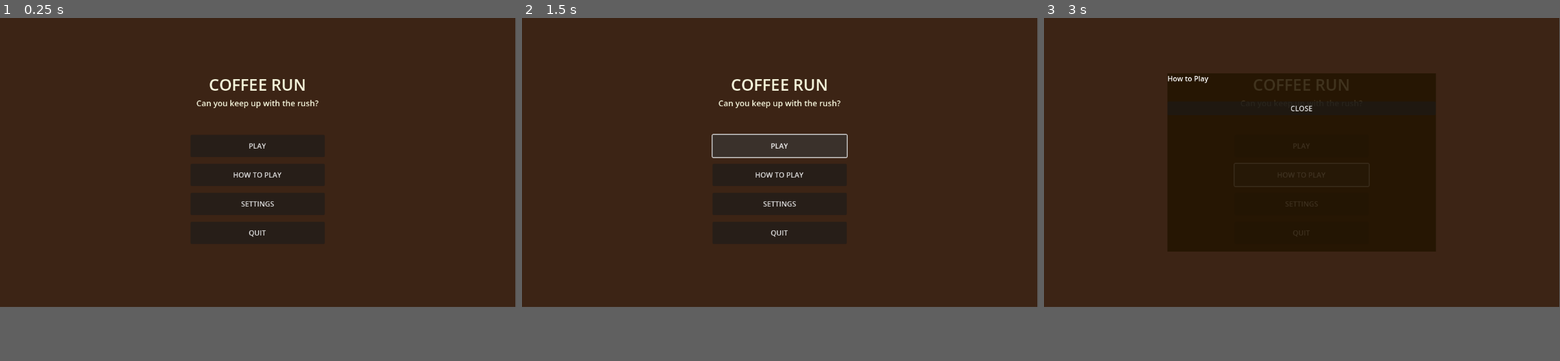
Above: before the commit, frames 1-3 (left to right).
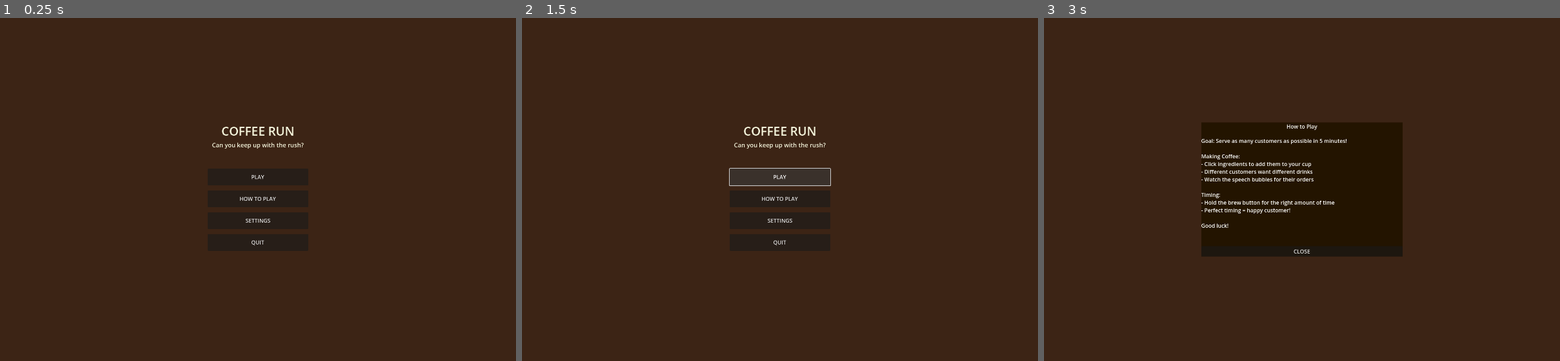
Above: after the commit, the same moments.

Repository: cozygamebuilder/coffeerun
Game: Godot game, scene res://scenes/main_menu.tscn
Two runs of this game, one before a commit and one after it. Both use one fixed random seed, a clock stepped at 60 frames per second and the inputs below.
Inputs:
- Up to frame 1 (0.25 s): no input
- Up to frame 2 (1.5 s): click "PLAY" at 0.5 s; click "PLAY" at 1.25 s
- Up to frame 3 (3 s): click "PLAY" at 2 s; click "HOW TO PLAY" at 2.75 s
The window is 799x449 before the commit and 800x533 after it. Grey fills any space a smaller window leaves; there, only what the larger window draws over its background counts as a difference.

The runs differ from the first frame. In frame 1, 1.1% of the frame differs, in the area x 38-62%, y 17-67%; in frame 2, 1.4%; in frame 3, 3.8%, in the area x 24-76%, y 16-70%.

Commit message:
Basic brewing system

Diff:
--- a/project.godot
+++ b/project.godot
@@ -15,6 +15,11 @@
 config/features=PackedStringArray("4.4", "Mobile")
 config/icon="res://icon.svg"
 
+[display]
+
+window/size/viewport_width=1536
+window/size/viewport_height=1024
+
 [rendering]
 
 renderer/rendering_method="mobile"
--- a/scenes/main_menu.tscn
+++ b/scenes/main_menu.tscn
@@ -3,10 +3,10 @@
 [ext_resource type="Script" uid="uid://bdsoed5mgs5yr" path="res://scripts/main_menu.gd" id="1_l6cm7"]
 
 [sub_resource type="StyleBoxFlat" id="StyleBoxFlat_l6cm7"]
-bg_color = Color(0.137255, 0.0784314, 0, 0.862745)
+bg_color = Color(0.137255, 0.0784314, 0, 1)
 
 [sub_resource type="StyleBoxFlat" id="StyleBoxFlat_ekxnf"]
-bg_color = Color(0.137255, 0.0784314, 0, 0.862745)
+bg_color = Color(0.137255, 0.0784314, 0, 1)
 
 [node name="MainMenu" type="Control"]
 layout_mode = 3
@@ -90,6 +90,7 @@
 text = "QUIT"
 
 [node name="HowToPlayPanel" type="Panel" parent="UILayer"]
+visible = false
 custom_minimum_size = Vector2(600, 400)
 anchors_preset = 8
 anchor_left = 0.5
@@ -116,13 +117,13 @@
 [node name="HowToPlayTitle" type="Label" parent="UILayer/HowToPlayPanel/HowToPlayContainer"]
 layout_mode = 2
 text = "How to Play"
+horizontal_alignment = 1
 
 [node name="Instructions" type="RichTextLabel" parent="UILayer/HowToPlayPanel/HowToPlayContainer"]
 layout_mode = 2
+size_flags_vertical = 3
 bbcode_enabled = true
-text = "[center][b]How to Play Coffee Run[/b][/center]
-
-Goal: Serve as many customers as possible in 5 minutes!
+text = "Goal: Serve as many customers as possible in 5 minutes!
 
 Making Coffee:
 - Click ingredients to add them to your cup
@@ -140,6 +141,7 @@
 text = "CLOSE"
 
 [node name="SettingsPanel" type="Panel" parent="UILayer"]
+visible = false
 custom_minimum_size = Vector2(400, 300)
 anchors_preset = 8
 anchor_left = 0.5
@@ -166,15 +168,16 @@
 [node name="SettingsTitle" type="Label" parent="UILayer/SettingsPanel/SettingsContainer"]
 layout_mode = 2
 text = "Settings"
+horizontal_alignment = 1
 
-[node name="VolumeSection" type="HBoxContainer" parent="UILayer/SettingsPanel/SettingsContainer"]
+[node name="SoundSection" type="HBoxContainer" parent="UILayer/SettingsPanel/SettingsContainer"]
 layout_mode = 2
 
-[node name="VolumeLabel" type="Label" parent="UILayer/SettingsPanel/SettingsContainer/VolumeSection"]
+[node name="SoundLabel" type="Label" parent="UILayer/SettingsPanel/SettingsContainer/SoundSection"]
 layout_mode = 2
-text = "Volume"
+text = "Sound"
 
-[node name="VolumeSlider" type="HSlider" parent="UILayer/SettingsPanel/SettingsContainer/VolumeSection"]
+[node name="SoundToggle" type="CheckBox" parent="UILayer/SettingsPanel/SettingsContainer/SoundSection"]
 layout_mode = 2
 
 [node name="FullscreenSection" type="HBoxContainer" parent="UILayer/SettingsPanel/SettingsContainer"]
--- a/scripts/main_menu.gd
+++ b/scripts/main_menu.gd
@@ -32,7 +32,7 @@
 # What happens when buttons are clicked
 func _on_play_pressed():
 	print("Play button clicked!")
-	# Later we'll change to the game scene here
+	get_tree().change_scene_to_file("res://scenes/Gameplay.tscn")
 
 func _on_how_to_play_pressed():
 	how_to_play_panel.visible = true
